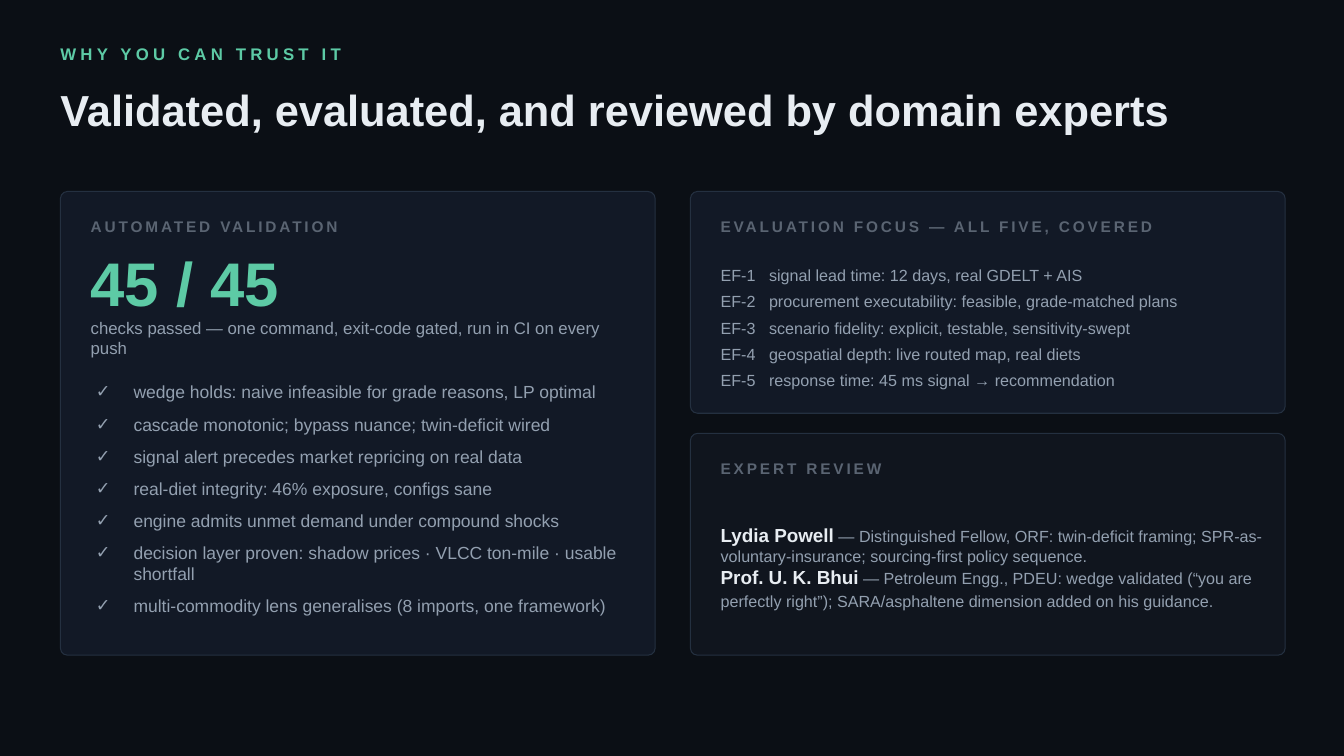
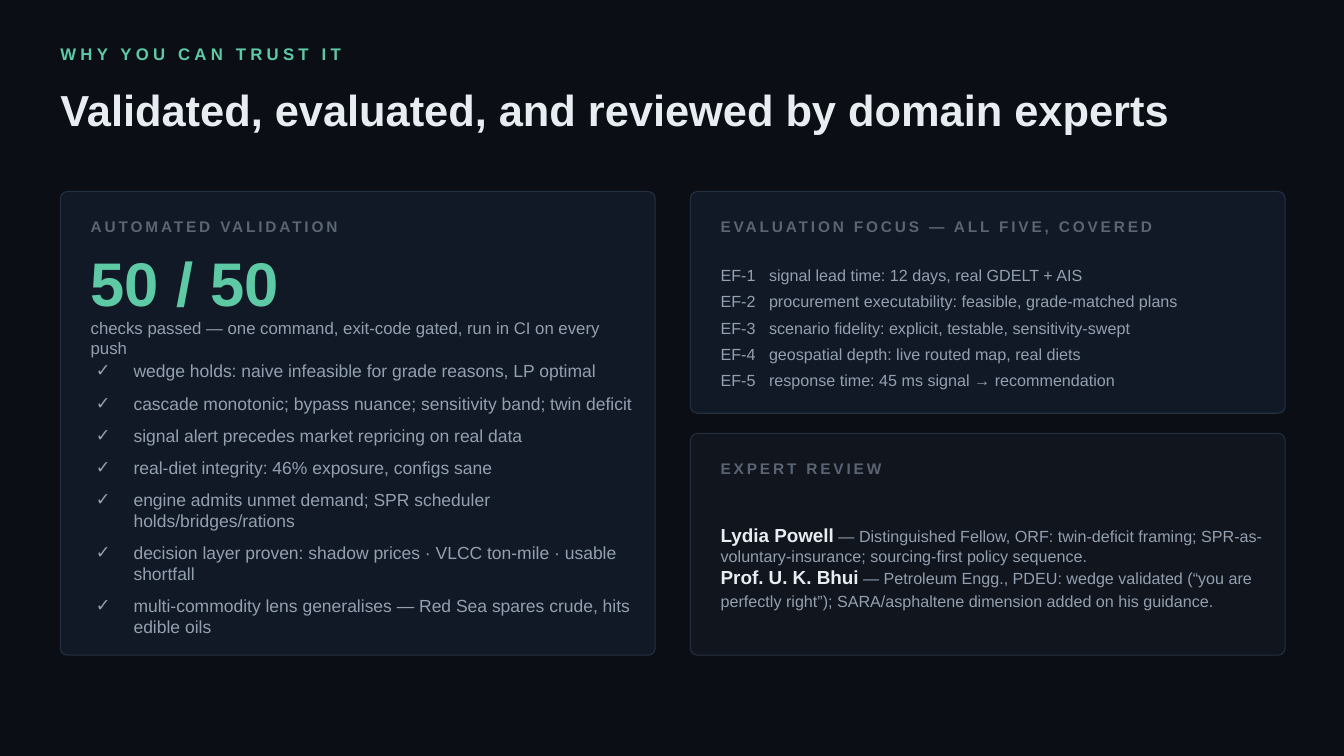
Before and after one commit to PureGenius369/Karnadhar, a slide deck: slide 11 of deliverables/KARNADHAR_Deck.pptx. Drawn at 1344x756 pixels with LibreOffice and Linux fonts; fonts in the diff are those of the drawing. Boxes give left, top, right and bottom in pixels: in the first picture for what was removed or moved away, otherwise in the second. Text is boxed around its words. In the diff, an @@ line names an element or a change of style, - is before the commit and + after.

Commit message:
Brief-coverage build: every listed component now exists in the product
- Red Sea suspension scenario (named in the brief): crude is Cape-insulated
  (54 kb/d gap, Brent flat) while the commodity lens shows edible oils take
  18% via the Suez/Black-Sea artery - commodity-specific arteries, proven
- SPR drawdown scheduler (engine/spr.py, the brief's Strategic Reserve
  Optimisation Agent): hold / bridge / ration verdicts with draw rate,
  depletion % and residual demand-management need
- Executive brief in the war-room (card 5): the pipeline's final product,
  composed engine-side from real numbers; SPR verdict + shadow prices +
  spillover included; template words, key-gated Claude drop-in
- EF-3 made visible: Brent sensitivity band ($150-244 at full closure)
  shown in-product; price-channel scope stated honestly
- Hormuz-bypass pipelines (Petroline + ADCOP) drawn on the globe - the
  cascade's 6.5 Mb/d nuance mapped where it physically exists
- Multi-source cross-check line in the signal card (live AIS tracks count)
- LP plan granularity 0.1 -> 0.01 kb/d: fixes blend distortion at small
  refineries (caught by the new Red Sea regression check)
- README brief-coverage mapping table; .env.example; demo script Red Sea
  beat; deck 50/50 + Red Sea/SPR lines; validation 45 -> 50 checks

```diff
--- a/deliverables/KARNADHAR_Deck.pptx
+++ b/deliverables/KARNADHAR_Deck.pptx
@@ text at (91, 263, 278, 307): text changed @@
-45 / 45
+50 / 50
@@ text at (134, 397, 632, 414): text changed @@
-✓ cascade monotonic; bypass nuance; twin-deficit wired
+✓ cascade monotonic; bypass nuance; sensitivity band; twin deficit
@@ text at (134, 493, 490, 531): text changed @@
-✓ engine admits unmet demand under compound shocks
+✓ engine admits unmet demand; SPR scheduler holds/bridges/rations
@@ text at (134, 599, 630, 633): text changed @@
-✓ multi-commodity lens generalises (8 imports, one framework)
+✓ multi-commodity lens generalises — Red Sea spares crude, hits edible oils
```
Also in this commit, not shown: 2 other slides changed, 17 other files.
